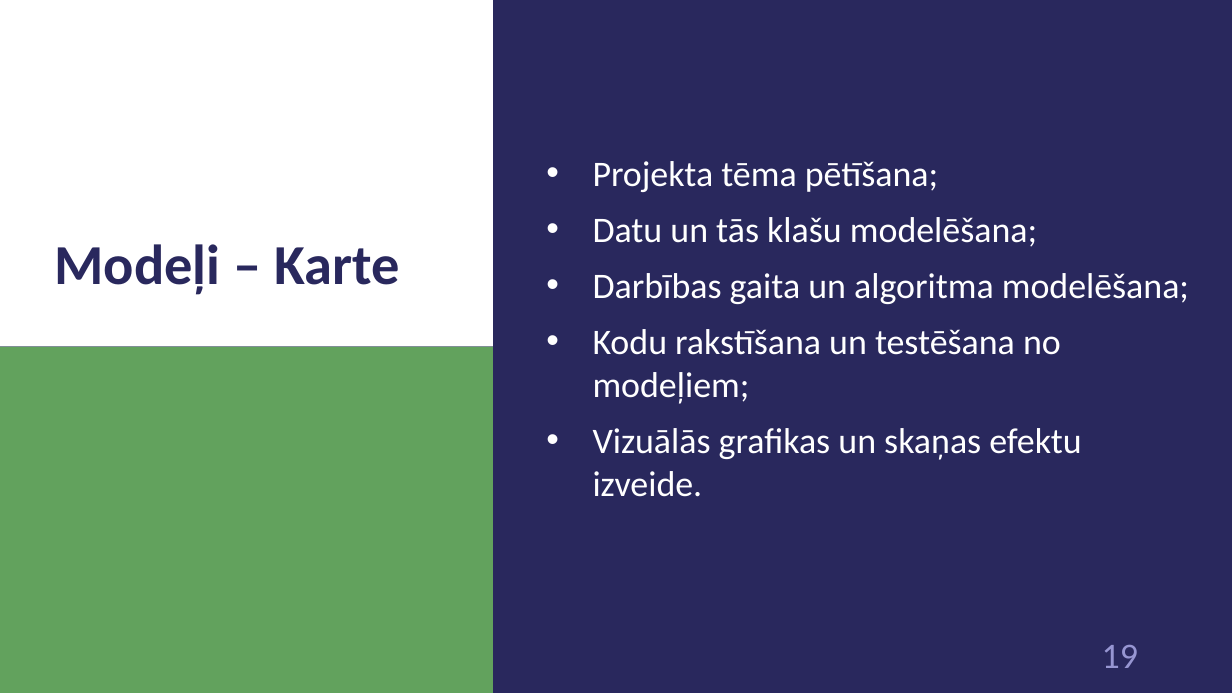
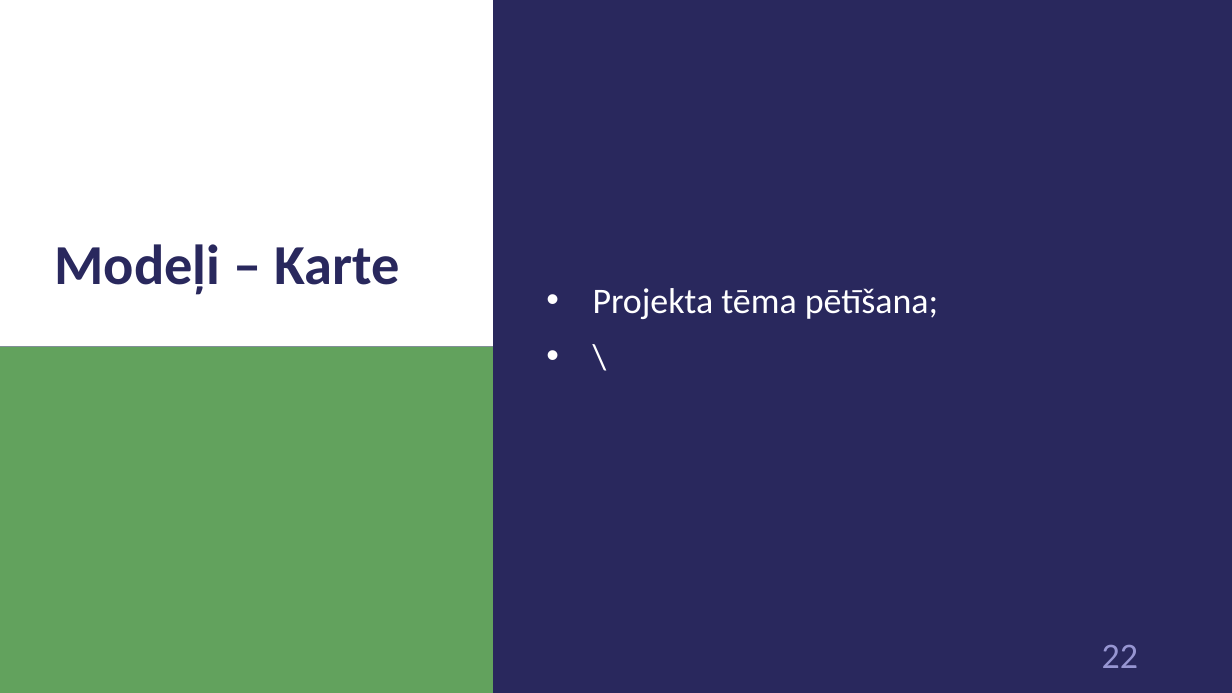
Before and after one commit to 1ivyatan/drumstalotajs, a slide deck: slide 22 of Documentation/Prezentācija.pptx (slide 19 before the commit). Drawn at 1232x693 pixels with LibreOffice and Linux fonts; fonts in the diff are those of the drawing. Boxes give left, top, right and bottom in pixels: in the first picture for what was removed or moved away, otherwise in the second. Text is boxed around its words. In the diff, an @@ line names an element or a change of style, - is before the commit and + after.

```diff
--- a/Documentation/Prezentācija.pptx
+++ b/Documentation/Prezentācija.pptx
@@ text at [593,217,1189,497]: text changed @@
-• Datu un tās klašu modelēšana;
-• Darbības gaita un algoritma modelēšana;
-• Kodu rakstīšana un testēšana no modeļiem;
-• Vizuālās grafikas un skaņas efektu izveide.
+• \
@@ page number at [1102,645,1138,668]: text changed @@
-19
+22
```
Also in this commit, not shown: 3 other slides changed, 13 slides added, 1 slide removed.
